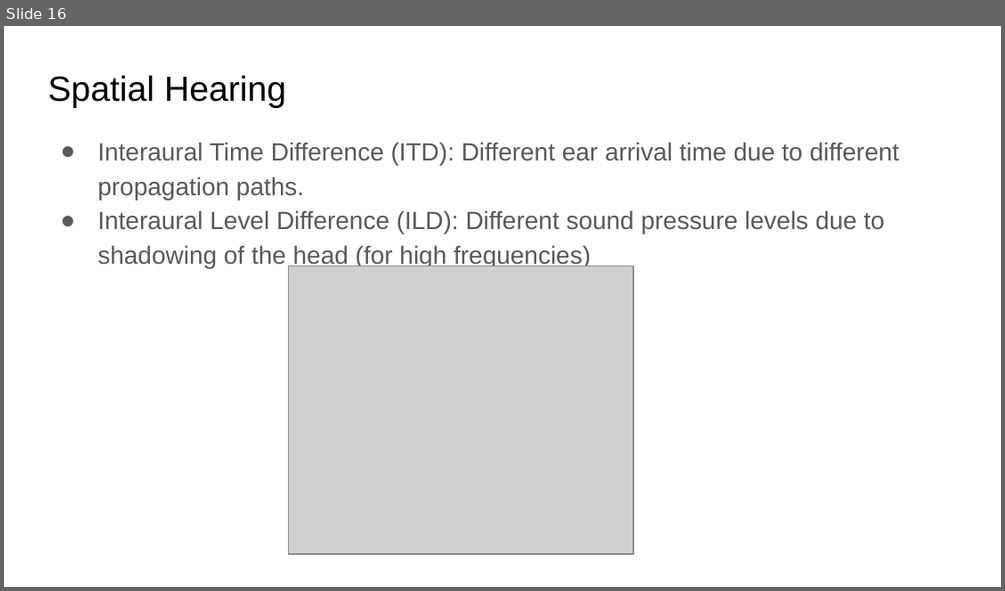
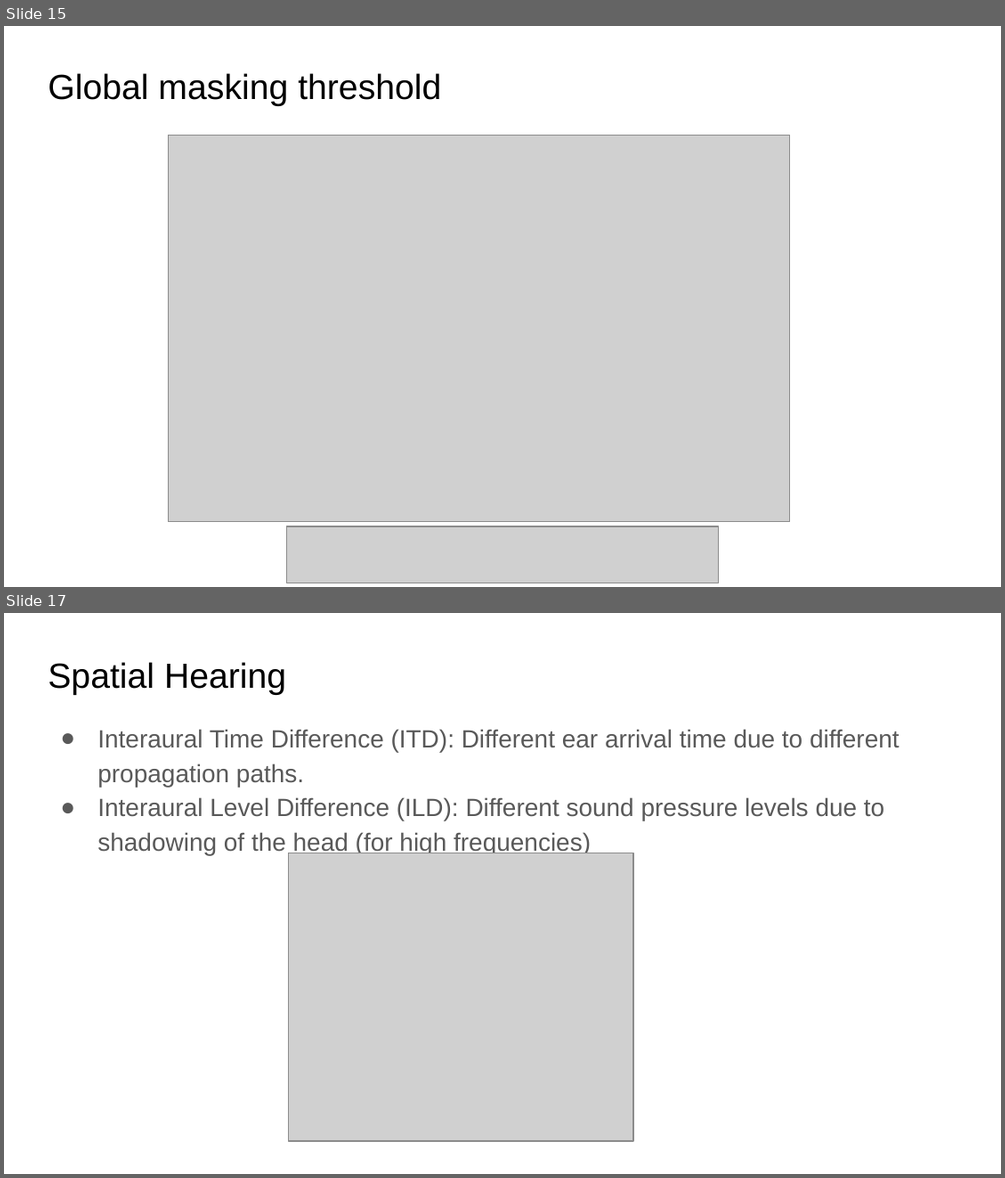
Before and after one commit to xserra/audio-coding-materials, a slide deck: lectures/4. Psychoacoustic principles.pptx. Shown one above the other, each under a label of ours: slide 16 before the commit, slides 15 and 17 after it; the slides between them are not shown. The pictures are 1005x591 and 1005x1178 pixels, drawn with LibreOffice and Linux fonts; fonts in the diff are those of the drawing; grey boxes stand for pictures. Boxes give left, top, right and bottom in pixels: in the first picture for what was removed or moved away, otherwise in the second. Text is boxed around its words. In the diff, an @@ line names an element or a change of style, - is before the commit and + after.

```diff
--- a/lectures/4. Psychoacoustic principles.pptx
+++ b/lectures/4. Psychoacoustic principles.pptx
@@ slide 15 added at [4,26,1001,587], background #FFFFFF @@
@@ title added at [48,73,441,106], 25.2 pt, text #000000 @@
+Global masking threshold
@@ picture added at [168,135,790,522] @@
@@ picture added at [286,526,718,583] @@
@@ what was slide 16 is now slide 17 @@
```
Also in this commit, not shown: 4 slides changed, 2 other slides added, 2 slides removed, 1 other file.
